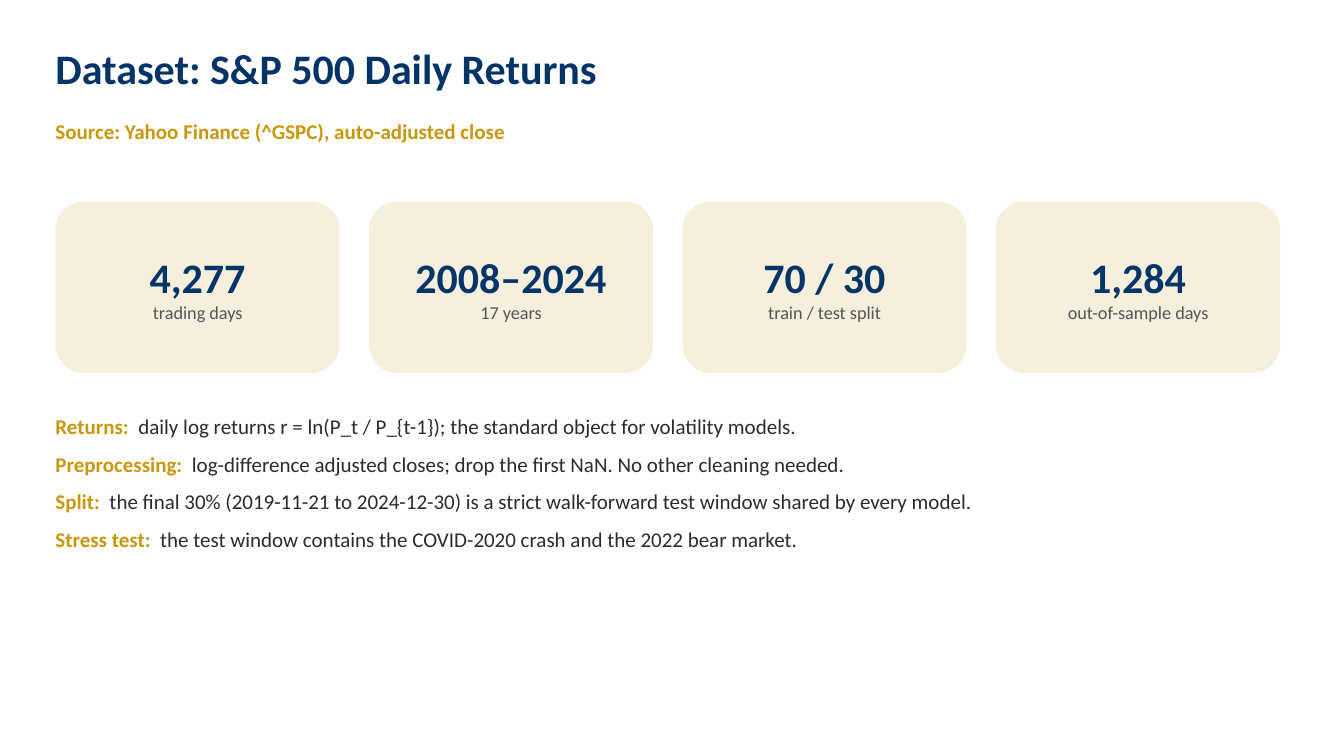
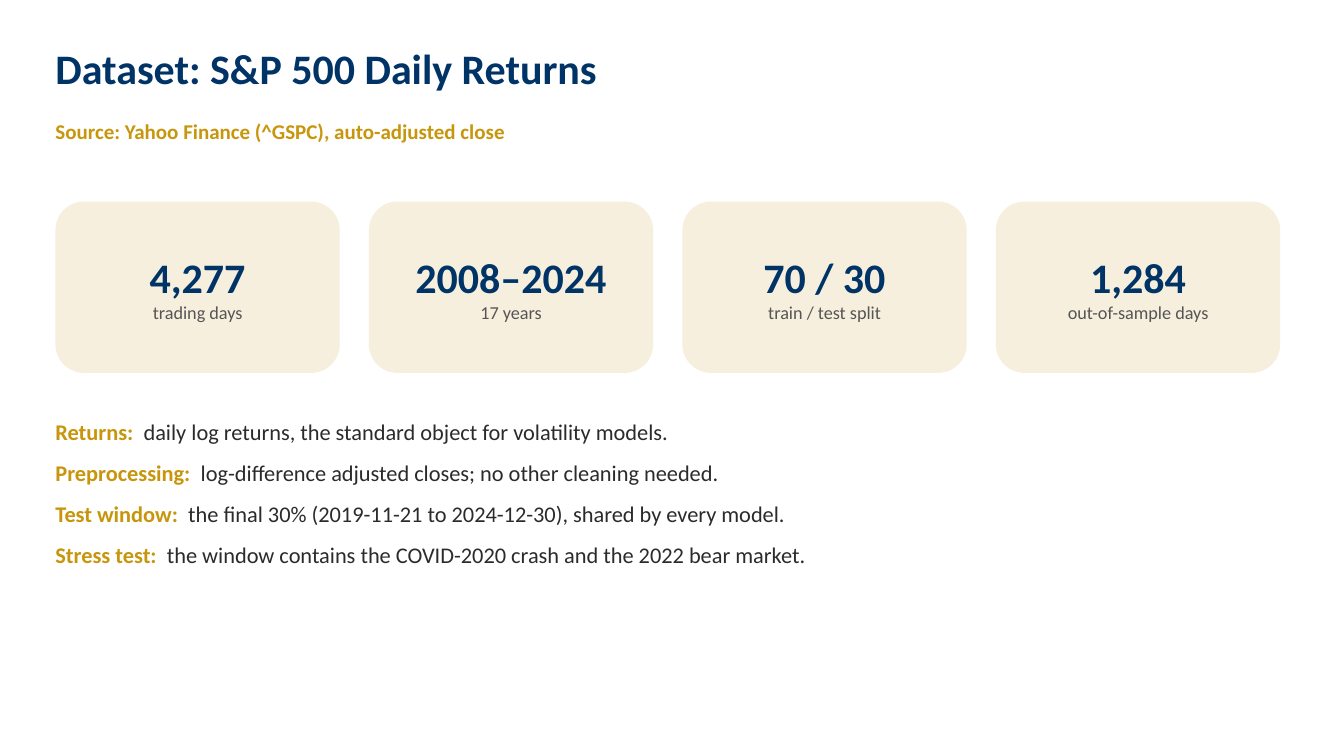
Before and after one commit to iitgF/T9, a slide deck: slide 5 of Project_Video_Presentation.pptx (slide 4 before the commit). Drawn at 1344x756 pixels with LibreOffice and Linux fonts; fonts in the diff are those of the drawing. Boxes give left, top, right and bottom in pixels: in the first picture for what was removed or moved away, otherwise in the second. Text is boxed around its words. In the diff, an @@ line names an element or a change of style, - is before the commit and + after.

```diff
--- a/Project_Video_Presentation.pptx
+++ b/Project_Video_Presentation.pptx
@@ text at <box>55,424,805,563</box>: text changed; size 15 to 16 pt @@
-Returns: daily log returns r = ln(P_t / P_{t-1}); the standard object for volatility models.
-Preprocessing: log-difference adjusted closes; drop the first NaN. No other cleaning needed.
-Split: the final 30% (2019-11-21 to 2024-12-30) is a strict walk-forward test window shared by every model.
-Stress test: the test window contains the COVID-2020 crash and the 2022 bear market.
+Returns: daily log returns, the standard object for volatility models.
+Preprocessing: log-difference adjusted closes; no other cleaning needed.
+Test window: the final 30% (2019-11-21 to 2024-12-30), shared by every model.
+Stress test: the window contains the COVID-2020 crash and the 2022 bear market.
```
Also in this commit, not shown: 5 other slides changed, 6 slides added, 2 slides removed, 1 other file.
